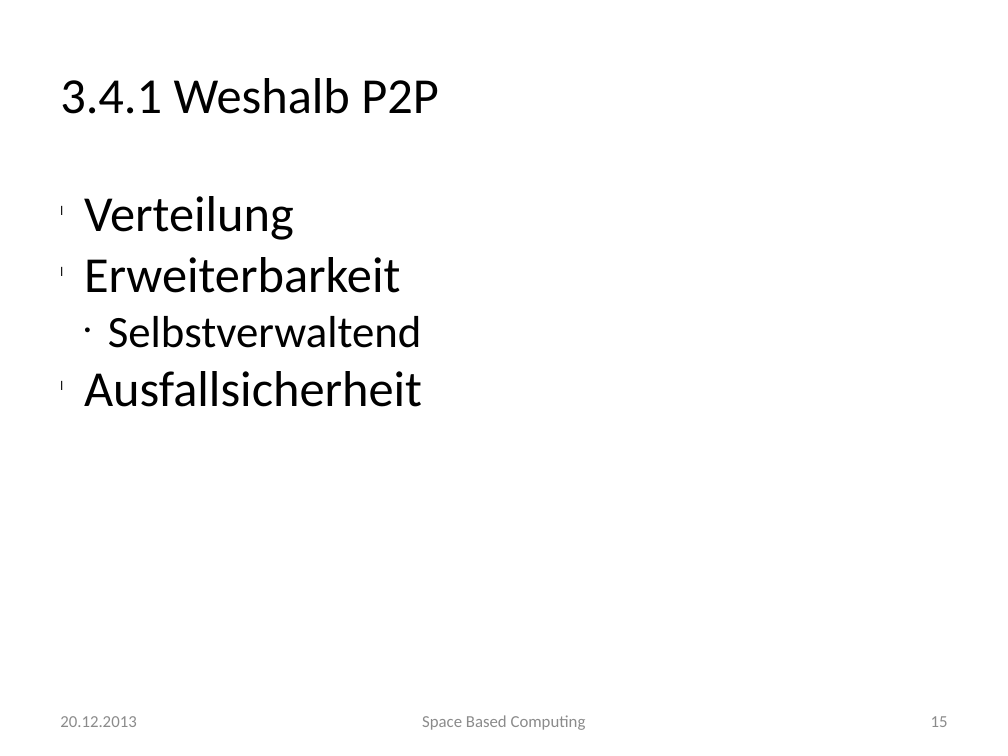
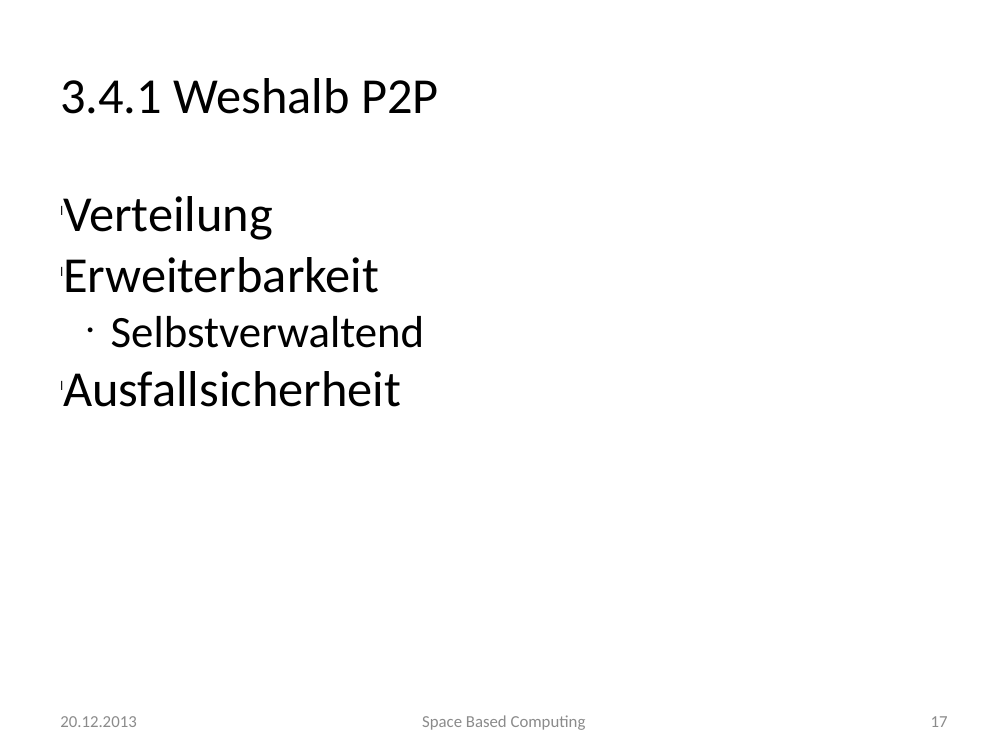
Before and after one commit to traxl/sbcAusarbeitung, a slide deck: slide 17 of Space Based Computing.pptx (slide 15 before the commit). Drawn at 1008x756 pixels with LibreOffice and Linux fonts; fonts in the diff are those of the drawing; background and template pictures are left out. Boxes give left, top, right and bottom in pixels: in the first picture for what was removed or moved away, otherwise in the second. Text is boxed around its words. In the diff, an @@ line names an element or a change of style, - is before the commit and + after.

```diff
--- a/Space Based Computing.pptx
+++ b/Space Based Computing.pptx
@@ text at bbox=[111, 316, 425, 348]: indent changed @@
@@ page number at bbox=[931, 716, 948, 727]: text changed @@
-15
+17
```
Also in this commit, not shown: 11 other slides changed, 6 slides added, 2 other files.
